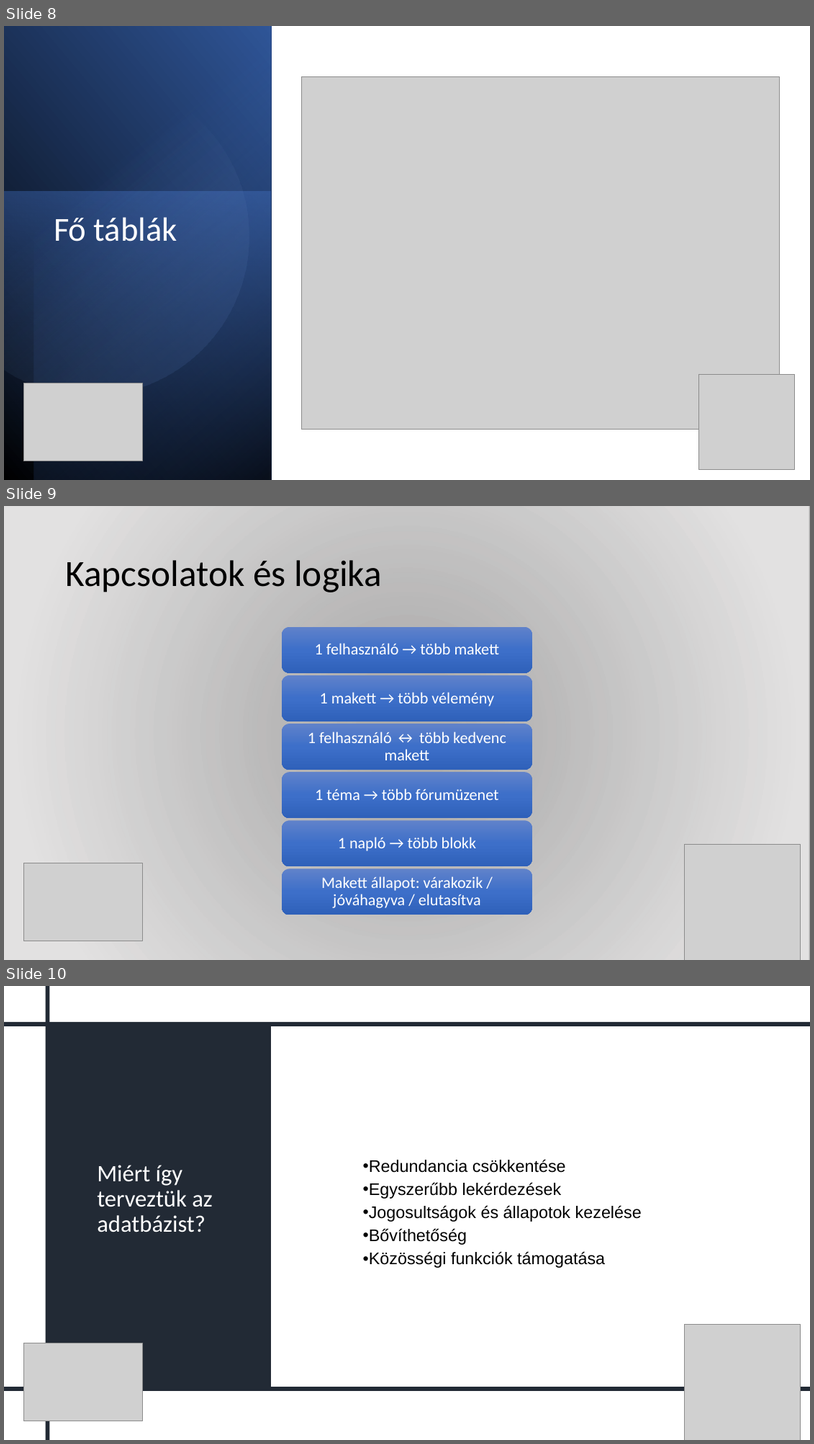
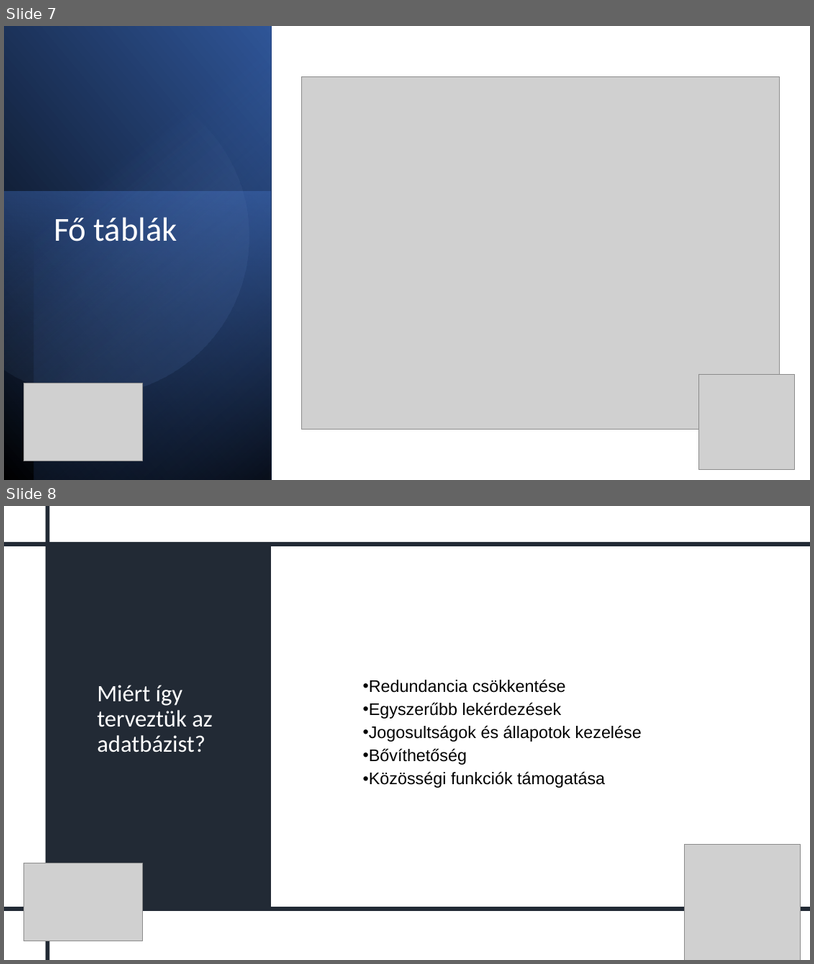
Before and after one commit to ClausPatrik/Makettoldal, a slide deck: MakettMester.pptx. Shown one above the other, each under a label of ours: slides 8, 9 and 10 before the commit, slides 7 and 8 after it. The pictures are 814x1444 and 814x964 pixels, drawn with LibreOffice and Linux fonts; fonts in the diff are those of the drawing; grey boxes stand for pictures; background and template pictures are left out; a plain dark background stands for a picture behind light text. Boxes give left, top, right and bottom in pixels: in the first picture for what was removed or moved away, otherwise in the second. Text is boxed around its words. In the diff, an @@ line names an element or a change of style, - is before the commit and + after.

```diff
--- a/MakettMester.pptx
+++ b/MakettMester.pptx
@@ slide 9 removed at [4, 506, 810, 960], background picture (left out) @@
@@ rectangle removed at [4, 506, 810, 960] @@
@@ title removed at [65, 560, 382, 592] @@
-Kapcsolatok és logika
@@ picture removed at [684, 844, 800, 960] @@
@@ picture removed at [23, 863, 142, 941] @@
@@ group removed at [282, 627, 532, 914]: 6 rounded rectangles, 6 texts @@
-1 felhasználó → több makett
-1 makett → több vélemény
-1 felhasználó ↔ több kedvenc makett
-1 téma → több fórumüzenet
-1 napló → több blokk
-Makett állapot: várakozik / jóváhagyva / elutasítva
@@ what was slide 8 is now slide 7 @@
@@ what was slide 10 is now slide 8 @@
```
Also in this commit, not shown: 1 slide changed, 3 other slides removed, 1 other file.
